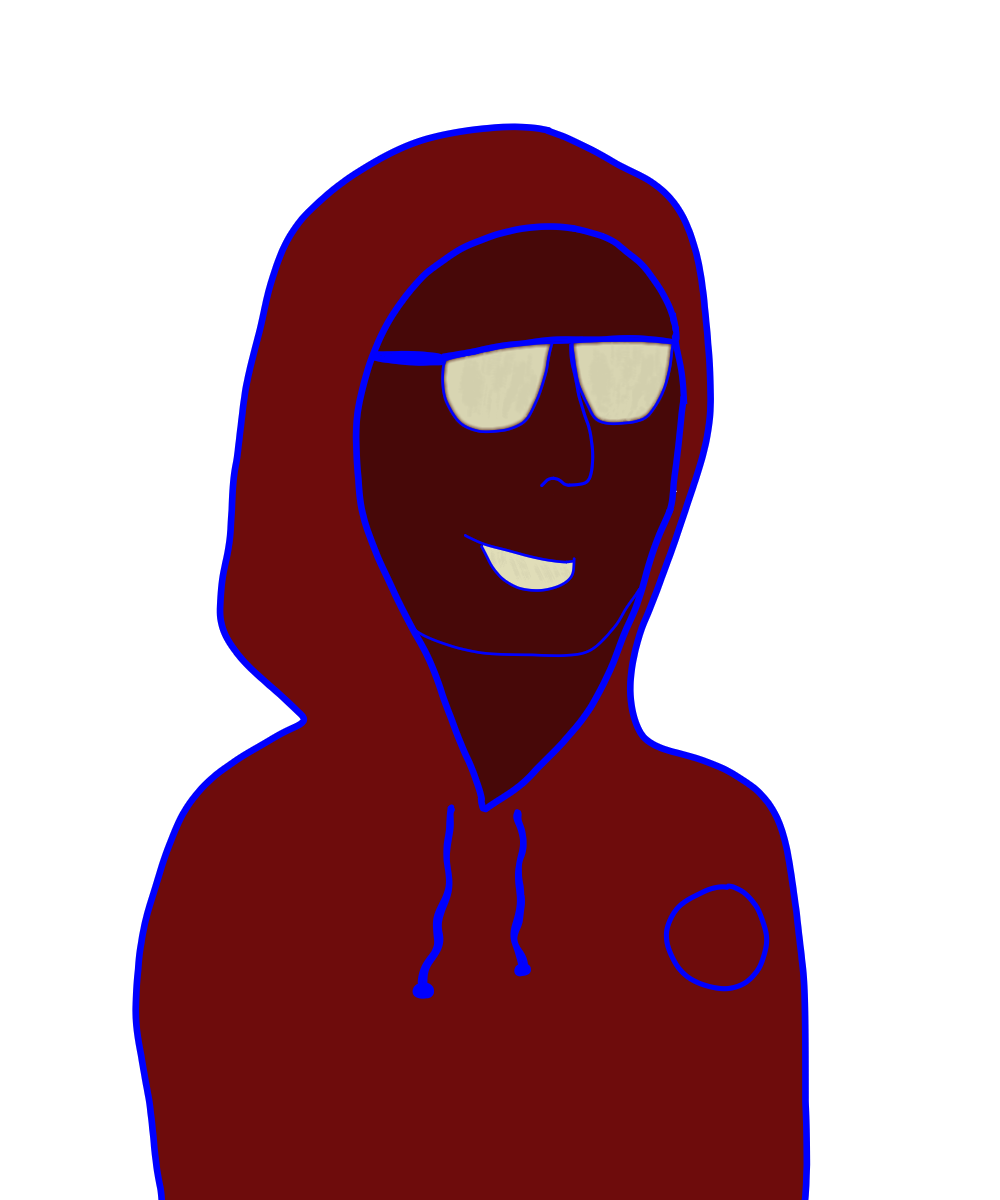
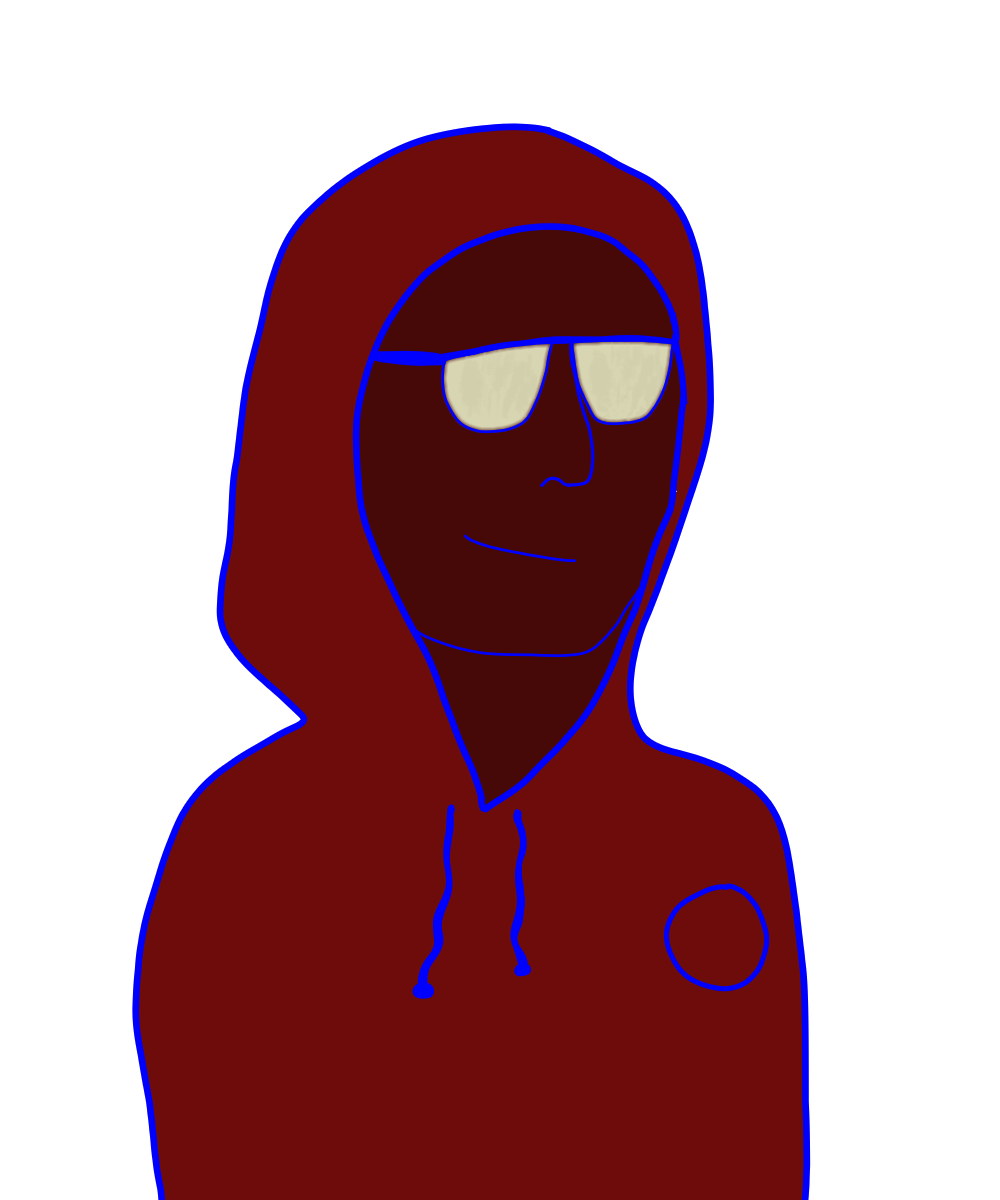
Before/after of a 1000 x 1200 layered artwork. What changed in the layer stack:
added layer "BoucheFermee" above "Bouche" over (464, 534, 576, 576)
hid "Bouche" over (464, 534, 576, 592)
hid "CouleurBouche" over (464, 534, 576, 592)
